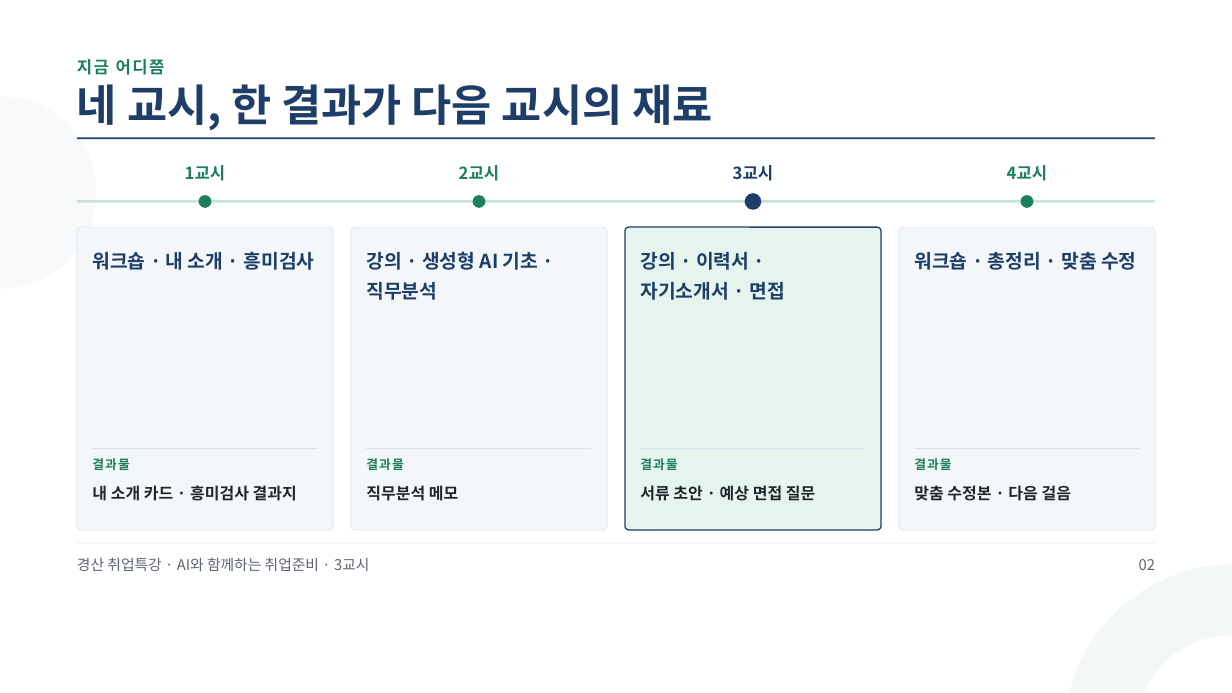
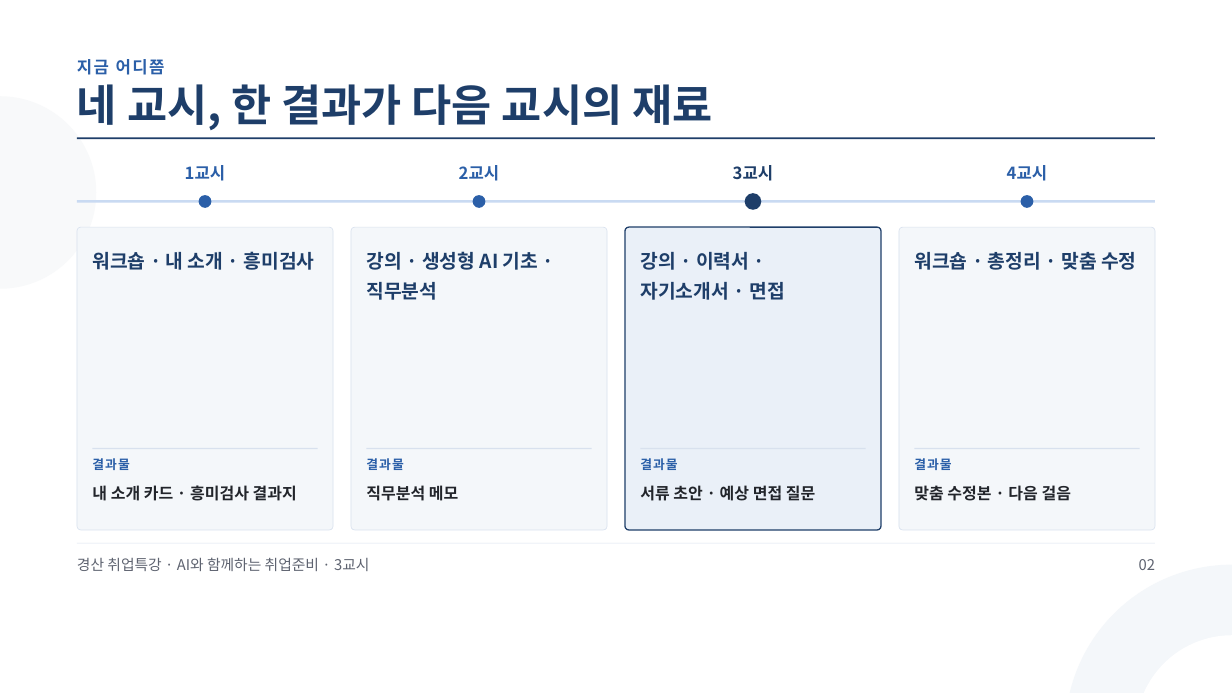
Before and after one commit to aebonlee/materials, a slide deck: slide 2 of gyeongsan/GSJOB2_3교시_강의_이력서_자기소개서_면접.pptx. Drawn at 1232x693 pixels with LibreOffice and Linux fonts; fonts in the diff are those of the drawing. Boxes give left, top, right and bottom in pixels: in the first picture for what was removed or moved away, otherwise in the second. Text is boxed around its words. In the diff, an @@ line names an element or a change of style, - is before the commit and + after.

```diff
--- a/gyeongsan/GSJOB2_3교시_강의_이력서_자기소개서_면접.pptx
+++ b/gyeongsan/GSJOB2_3교시_강의_이력서_자기소개서_면접.pptx
@@ rectangle at <box>77,200,1155,203</box>: fill #C3E6D8 to #C9DAF2 @@
@@ fill #1E7F5B to #2B5FA8 in 3 elements at <box>198,195,211,208</box>, <box>472,195,485,208</box>, <box>1021,195,1034,208</box> @@
@@ rounded rectangle at <box>625,227,881,530</box>: fill #E6F4EE to #EAF0F8 @@
@@ text colour #1E7F5B to #2B5FA8 in 8 elements at <box>77,59,165,75</box>, <box>185,165,226,181</box>, <box>92,458,129,470</box>, <box>459,165,500,181</box>, <box>366,458,403,470</box>, <box>640,458,677,470</box>, <box>1007,165,1048,181</box>, <box>914,458,951,470</box> @@
```
Also in this commit, not shown: 18 other slides changed, 13 other files.
